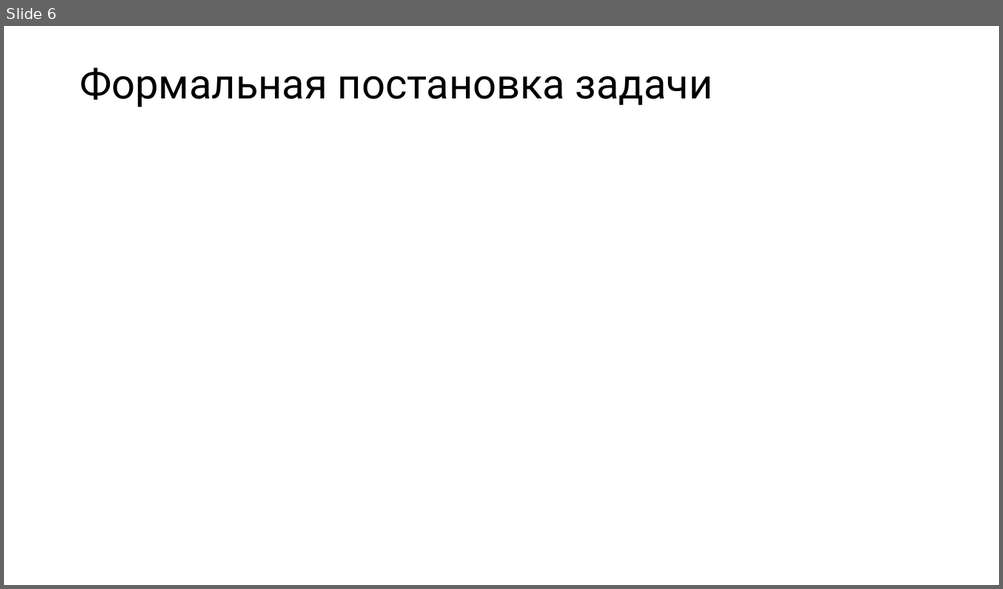
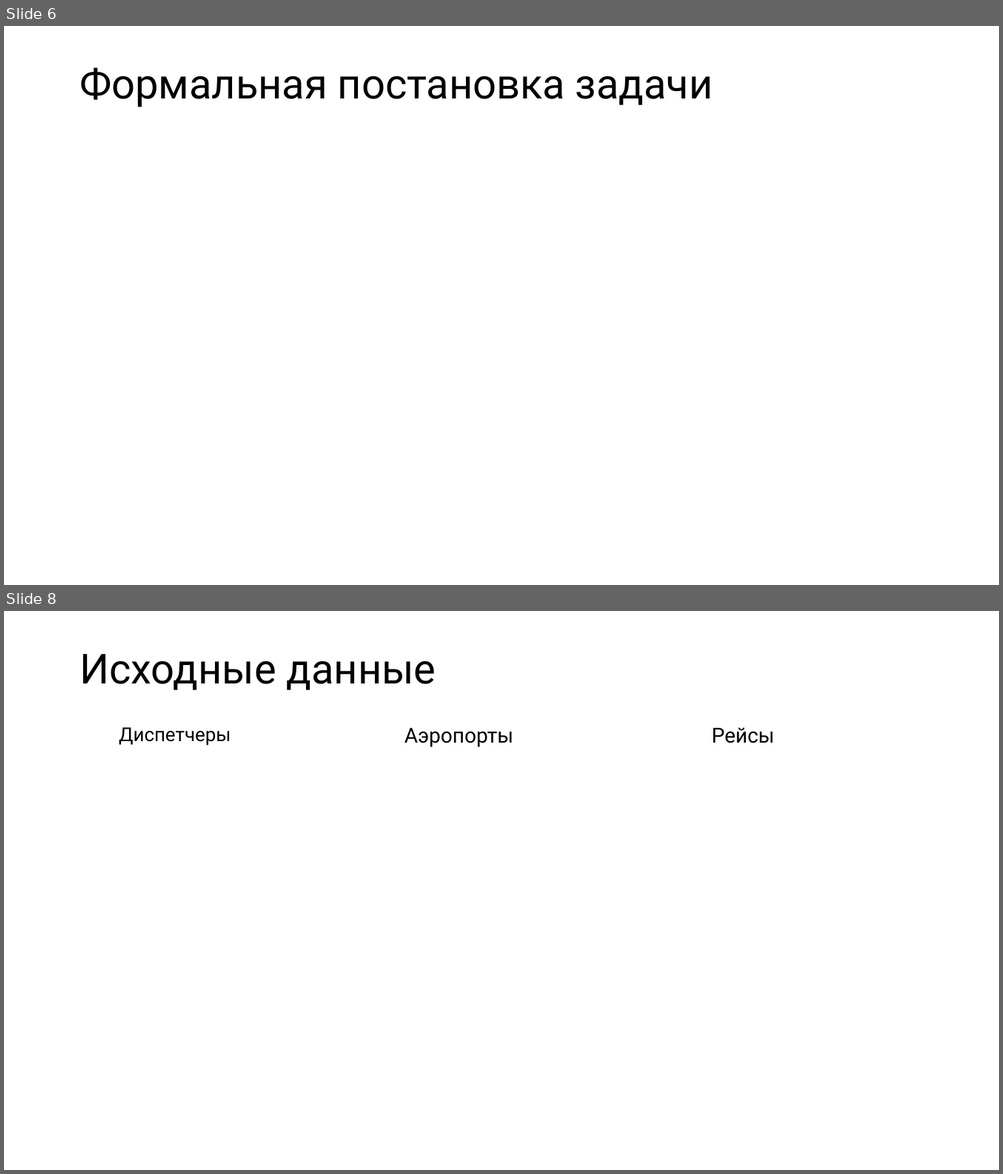
Before and after one commit to tambovnikita/Practice_MAI_6, a slide deck: Презентация/Презентация. Тамбов Никита М1О-309С-19.pptx. Shown one above the other, each under a label of ours: slide 6 before the commit, slides 6 and 8 after it; the slides between them are not shown. The pictures are 1003x589 and 1003x1174 pixels, drawn with LibreOffice and Linux fonts; fonts in the diff are those of the drawing; grey boxes stand for pictures. Boxes give left, top, right and bottom in pixels: in the first picture for what was removed or moved away, otherwise in the second. Text is boxed around its words. In the diff, an @@ line names an element or a change of style, - is before the commit and + after.

```diff
--- a/Презентация/Презентация. Тамбов Никита М1О-309С-19.pptx
+++ b/Презентация/Презентация. Тамбов Никита М1О-309С-19.pptx
@@ slide 8 added at [4,611,999,1170], background #FFFFFF @@
@@ title added at [79,654,436,690], 40 pt, text #000000 @@
+Исходные данные
@@ text added at [119,727,230,746], 18.5 pt, text #000000 @@
+Диспетчеры
@@ text added at [404,728,513,747], 20 pt, text #000000 @@
+Аэропорты
@@ text added at [711,727,774,743], 20 pt, text #000000 @@
+Рейсы
```
Also in this commit, not shown: 1 slide changed, 4 other files.
